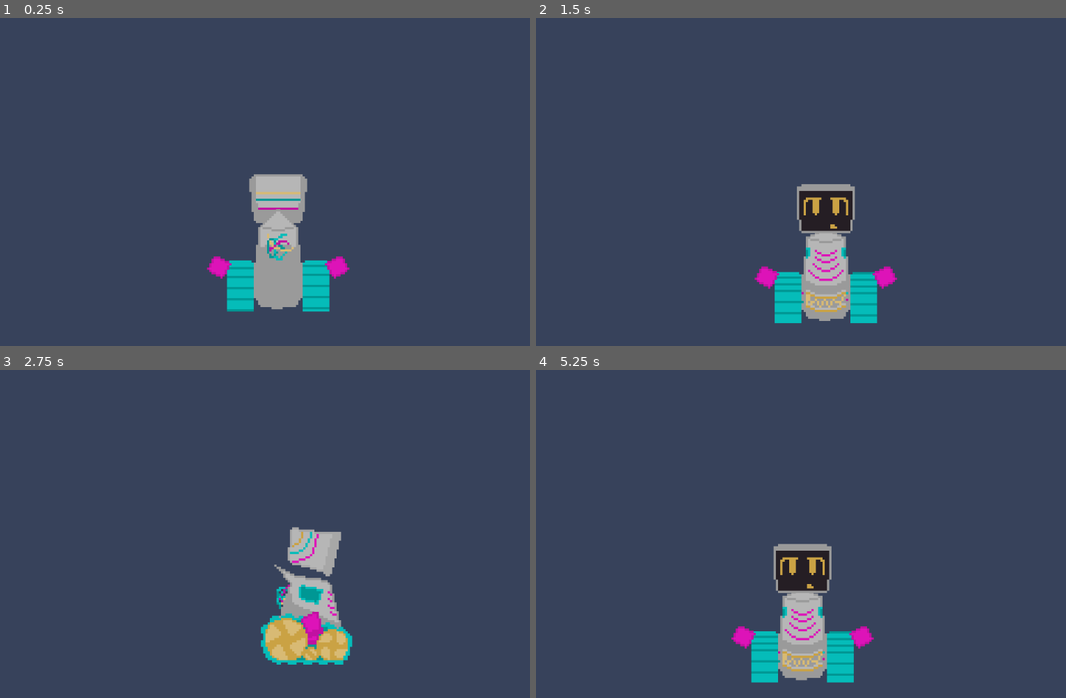
Above: before the commit, frames 1-4 (two rows, left to right).
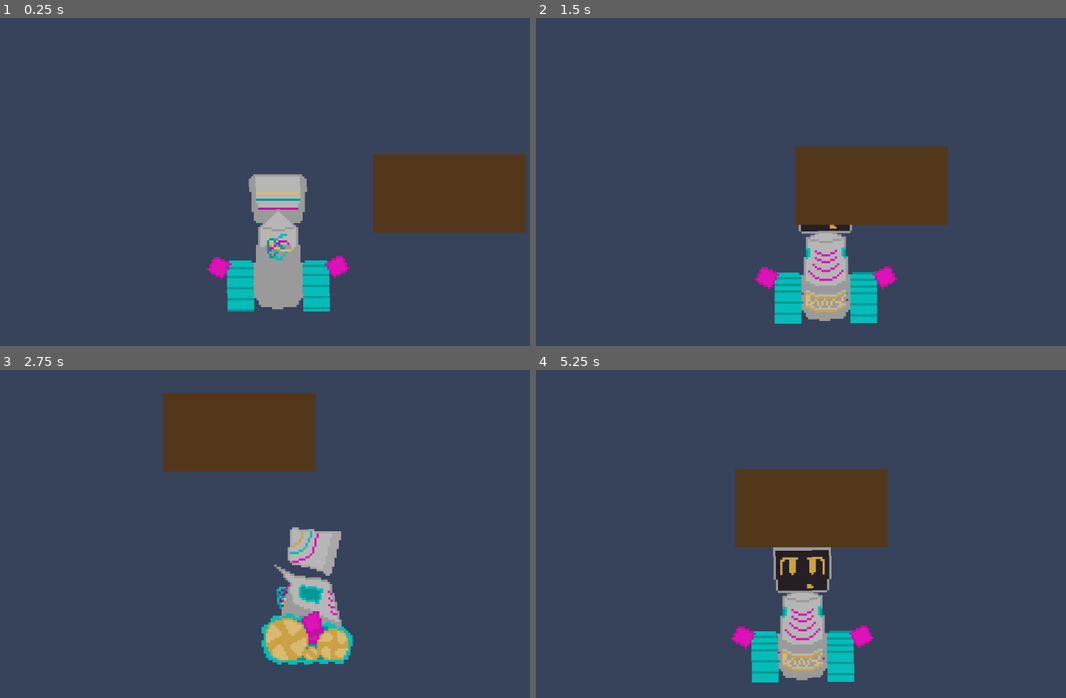
Above: after the commit, the same moments.

Repository: Kustardd/astra
Game: Godot game, scene res://scenes/room_1.tscn
The game is run twice, just before and just after one commit, with the same random seed, the same clock (stepped at 60 frames per second) and the same inputs. This scene is started directly instead of the project's main scene.
Inputs:
- Up to frame 1 (0.25 s): no input
- Up to frame 2 (1.5 s): hold D (right) 0.53-1.28 s; tap E (interact) at 0.6 s; hold S (back) from 1.28 s (still down); tap W (front) at 1.35 s
- Up to frame 3 (2.75 s): tap E (interact) at 1.55, 2.1 s; release S (back) at 2.03 s; hold D (right) from 2.03 s (still down)
- Up to frame 4 (5.25 s): tap E (interact) at 2.85, 3.8, 4.35, 5.1 s; release D (right) at 3.53 s; hold W (front) 3.53-4.28 s; hold A (left) 3.53-5.03 s; hold S (back) from 5.03 s (still down)

The runs differ from the first frame. In frame 1, 7.0% of the frame differs, in the area x 38-100%, y 41-90%; in frame 2, 7.1%; in frame 3, 7.4%, in the area x 30-67%, y 7-90%; in frame 4, 7.2%.

Commit message:
finally got the basedoor script to work and can be attached to any door, rearranged filesystem and deleted unnecessary clutter, added namish's save script to room1 for temp use

Diff:
--- a/scenes/astra.tscn
+++ b/scenes/astra.tscn
@@ -1,13 +1,13 @@
 [gd_scene format=3 uid="uid://dt7fmj75mippk"]
 
 [ext_resource type="Script" uid="uid://dtnvppr8xdn6s" path="res://scripts/astra.gd" id="1_1e12r"]
-[ext_resource type="Texture2D" uid="uid://cjdaucooarks3" path="res://astra/consolidated/body-astra.png" id="2_0nvx1"]
+[ext_resource type="Texture2D" uid="uid://cjdaucooarks3" path="res://assets/consolidated/body-astra.png" id="2_0nvx1"]
 [ext_resource type="Resource" uid="uid://dts2j14ca63qx" path="res://resources/inventory_resources/playerinv.tres" id="2_t3h82"]
-[ext_resource type="Texture2D" uid="uid://0nogy0irk0mx" path="res://astra/consolidated/treads-astra.png" id="3_t3h82"]
-[ext_resource type="Texture2D" uid="uid://bvxptinon1wau" path="res://astra/consolidated/bumps-astra.png" id="4_eqqfr"]
-[ext_resource type="Texture2D" uid="uid://bn6wcak4ohrpf" path="res://astra/consolidated/head-astra.png" id="5_5foh2"]
+[ext_resource type="Texture2D" uid="uid://0nogy0irk0mx" path="res://assets/consolidated/treads-astra.png" id="3_t3h82"]
+[ext_resource type="Texture2D" uid="uid://bvxptinon1wau" path="res://assets/consolidated/bumps-astra.png" id="4_eqqfr"]
+[ext_resource type="Texture2D" uid="uid://bn6wcak4ohrpf" path="res://assets/consolidated/head-astra.png" id="5_5foh2"]
 [ext_resource type="Script" uid="uid://csfftfu3m7bmm" path="res://scripts/head.gd" id="6_0nvx1"]
-[ext_resource type="Texture2D" uid="uid://bsolxni50mxry" path="res://astra/consolidated/arm-astra.png" id="7_a6ohe"]
+[ext_resource type="Texture2D" uid="uid://bsolxni50mxry" path="res://assets/consolidated/arm-astra.png" id="7_a6ohe"]
 [ext_resource type="Script" uid="uid://dmkb4sg4eq3u4" path="res://scripts/arm.gd" id="8_t3h82"]
 [ext_resource type="Script" uid="uid://dxunlgjrq6v4t" path="res://scripts/states/State Machine.gd" id="9_rl4ia"]
 [ext_resource type="Script" uid="uid://bytmvegft2nlx" path="res://scripts/states/AstraMove.gd" id="10_mcfef"]
--- a/scenes/room_1.tscn
+++ b/scenes/room_1.tscn
@@ -1,7 +1,37 @@
 [gd_scene format=3 uid="uid://dqowcyprt7is0"]
 
 [ext_resource type="PackedScene" uid="uid://dt7fmj75mippk" path="res://scenes/astra.tscn" id="1_0tsjr"]
+[ext_resource type="Script" uid="uid://ccuduwwevrkor" path="res://scripts/baseDoor.gd" id="2_8oql1"]
+
+[sub_resource type="CircleShape2D" id="CircleShape2D_80elw"]
+radius = 170.02647
 
 [node name="room1" type="Node2D" unique_id=596815260]
 
-[node name="Astra" parent="." unique_id=445600270 instance=ExtResource("1_0tsjr")]
+[node name="StartPosition" type="Marker2D" parent="." unique_id=711645133]
+position = Vector2(-241.00002, 46)
+rotation = -0.005225073
+
+[node name="Rendering" type="Node2D" parent="." unique_id=245452722]
+
+[node name="Astra" parent="Rendering" unique_id=445600270 instance=ExtResource("1_0tsjr")]
+position = Vector2(-241.00002, 46)
+rotation = -0.005225073
+
+[node name="Area2D" type="Area2D" parent="." unique_id=997487912]
+script = ExtResource("2_8oql1")
+roomScene = "uid://bl551lyylk0n5"
+
+[node name="CollisionShape2D" type="CollisionShape2D" parent="Area2D" unique_id=867450068]
+position = Vector2(79, -57)
+shape = SubResource("CircleShape2D_80elw")
+
+[node name="ColorRect" type="ColorRect" parent="Area2D" unique_id=1960732758]
+offset_left = -71.0
+offset_top = -109.0
+offset_right = 203.0
+offset_bottom = 32.0
+color = Color(0.32354572, 0.21477988, 0.10830025, 1)
+
+[connection signal="body_entered" from="Area2D" to="Area2D" method="_on_body_entered"]
+[connection signal="body_exited" from="Area2D" to="Area2D" method="_on_body_exited"]
--- a/scenes/world.tscn
+++ b/scenes/world.tscn
@@ -2,7 +2,7 @@
 
 [ext_resource type="Script" uid="uid://cnpav7dlfw6k8" path="res://scripts/world.gd" id="1_rwgxs"]
 [ext_resource type="PackedScene" uid="uid://dt7fmj75mippk" path="res://scenes/astra.tscn" id="2_4wyf3"]
-[ext_resource type="Script" uid="uid://bn33nskiwu74r" path="res://scripts/door.gd" id="2_k0juu"]
+[ext_resource type="Script" uid="uid://ccuduwwevrkor" path="res://scripts/baseDoor.gd" id="2_k0juu"]
 
 [sub_resource type="CircleShape2D" id="CircleShape2D_80elw"]
 radius = 32.06244
@@ -16,51 +16,50 @@
 y_sort_enabled = true
 script = ExtResource("1_rwgxs")
 
-[node name="Outside" type="Node2D" parent="." unique_id=1965241333]
+[node name="Door" type="Area2D" parent="." unique_id=530994970]
+script = ExtResource("2_k0juu")
+roomScene = "uid://dqowcyprt7is0"
 
-[node name="Door" type="Area2D" parent="Outside" unique_id=530994970]
-script = ExtResource("2_k0juu")
-
-[node name="ColorRect" type="ColorRect" parent="Outside/Door" unique_id=1078958767]
+[node name="ColorRect" type="ColorRect" parent="Door" unique_id=1078958767]
 offset_left = 19.0
 offset_top = -90.0
 offset_right = 59.0
 offset_bottom = -50.0
 color = Color(0.34294006, 0.17538983, 0.094211124, 1)
 
-[node name="CollisionShape2D" type="CollisionShape2D" parent="Outside/Door" unique_id=1853533875]
+[node name="CollisionShape2D" type="CollisionShape2D" parent="Door" unique_id=1853533875]
 position = Vector2(43, -71)
 shape = SubResource("CircleShape2D_80elw")
 
-[node name="Temporary Background" type="ColorRect" parent="Outside" unique_id=771463958]
+[node name="Temporary Background" type="ColorRect" parent="." unique_id=771463958]
 offset_left = 50.0
 offset_top = -28.0
 offset_right = 1201.0
 offset_bottom = 621.0
 color = Color(0.41862804, 0.41862804, 0.41862804, 1)
 
-[node name="Walls" type="StaticBody2D" parent="Outside" unique_id=218689414]
+[node name="Walls" type="StaticBody2D" parent="." unique_id=218689414]
 position = Vector2(72, 648)
 physics_material_override = SubResource("PhysicsMaterial_nnsk1")
 
-[node name="CollisionShape2D" type="CollisionShape2D" parent="Outside/Walls" unique_id=1072259017]
+[node name="CollisionShape2D" type="CollisionShape2D" parent="Walls" unique_id=1072259017]
 position = Vector2(-278, -409)
 shape = SubResource("RectangleShape2D_0ugm7")
 
-[node name="ColorRect" type="ColorRect" parent="Outside/Walls" unique_id=1225068536]
+[node name="ColorRect" type="ColorRect" parent="Walls" unique_id=1225068536]
 offset_left = -585.0
 offset_top = -456.0
 offset_right = 40.0
 offset_bottom = -350.0
 
-[node name="Rendering" type="Node2D" parent="Outside" unique_id=458833726]
+[node name="StartPosition" type="Marker2D" parent="." unique_id=781532972]
+position = Vector2(-480.2, -41)
 
-[node name="Astra" parent="Outside/Rendering" unique_id=445600270 instance=ExtResource("2_4wyf3")]
+[node name="Rendering" type="Node2D" parent="." unique_id=458833726]
+
+[node name="Astra" parent="Rendering" unique_id=445600270 instance=ExtResource("2_4wyf3")]
 unique_name_in_owner = true
 position = Vector2(-480.2, -41)
 
-[node name="StartPosition" type="Marker2D" parent="." unique_id=781532972]
-position = Vector2(-480.2, -41)
-
-[connection signal="body_entered" from="Outside/Door" to="Outside/Door" method="_on_body_entered"]
-[connection signal="body_exited" from="Outside/Door" to="Outside/Door" method="_on_body_exited"]
+[connection signal="body_entered" from="Door" to="Door" method="_on_body_entered"]
+[connection signal="body_exited" from="Door" to="Door" method="_on_body_exited"]
--- /dev/null
+++ b/scripts/baseDoor.gd
@@ -0,0 +1,42 @@
+#region
+#extends Area2D
+#
+#var entered := false
+## Called every frame. 'delta' is the elapsed time since the previous frame.
+#func _process(delta: float) -> void:
+	#if entered == true:
+		#if Input.is_action_just_pressed("interact"):
+			#get_tree().change_scene_to_file("res://scenes/room_1.tscn")
+#
+#
+#func _on_body_entered(body: PhysicsBody2D) -> void:
+	#entered = true
+#
+#
+#func _on_body_exited(body: Node2D) -> void:
+	#entered = false
+#endregion
+extends Area2D
+
+@export_file var roomScene: String
+
+var entered := false
+
+func _ready() -> void:
+	print("Changing scene to ", roomScene)
+	pass
+
+# Called every frame. 'delta' is the elapsed time since the previous frame.
+func _process(delta: float) -> void:
+	if entered == true:
+		if Input.is_action_just_pressed("interact"):
+			get_tree().change_scene_to_file.call_deferred(roomScene)
+			print("Switched rooms")
+			entered = false
+
+func _on_body_entered(body: PhysicsBody2D) -> void:
+	entered = true
+
+
+func _on_body_exited(body: PhysicsBody2D) -> void:
+	entered = false
--- a/scripts/door.gd
+++ /dev/null
@@ -1,16 +0,0 @@
-extends Area2D
-
-var entered := false
-# Called every frame. 'delta' is the elapsed time since the previous frame.
-func _process(delta: float) -> void:
-	if entered == true:
-		if Input.is_action_just_pressed("interact"):
-			get_tree().change_scene_to_file("res://scenes/room_1.tscn")
-
-
-func _on_body_entered(body: PhysicsBody2D) -> void:
-	entered = true
-
-
-func _on_body_exited(body: Node2D) -> void:
-	entered = false
--- a/scripts/world.gd
+++ b/scripts/world.gd
@@ -2,9 +2,9 @@
 
 const PLAYER_SCENE = preload("res://scenes/astra.tscn")
 const SAVE_PATH = "user://saves.cfg"
-@onready var player = $Outside/Rendering/Astra
+@onready var player = $Rendering/Astra
 @onready var start_pos = $StartPosition
-@onready var astra = $Outside/Rendering/Astra
+@onready var astra = $Rendering/Astra
 var chosen_save = "Save1" #change this when adding different save files, save_version will depend on which save file the user selects by clicking
 
 func save_data(save_version):
Renamed: astra/consolidated/arm-astra.png -> assets/consolidated/arm-astra.png
Not shown, changed: assets/consolidated/arm-astra.png.import
Renamed: astra/consolidated/body-astra.png -> assets/consolidated/body-astra.png
Not shown, changed: assets/consolidated/body-astra.png.import
Renamed: astra/consolidated/bumps-astra.png -> assets/consolidated/bumps-astra.png
Not shown, changed: assets/consolidated/bumps-astra.png.import
Renamed: astra/consolidated/head-astra.png -> assets/consolidated/head-astra.png
Not shown, changed: assets/consolidated/head-astra.png.import
Renamed: astra/consolidated/treads-astra.png -> assets/consolidated/treads-astra.png
Not shown, changed: assets/consolidated/treads-astra.png.import
Not shown, added: scripts/baseDoor.gd.uid
Not shown, removed: scripts/door.gd.uid
